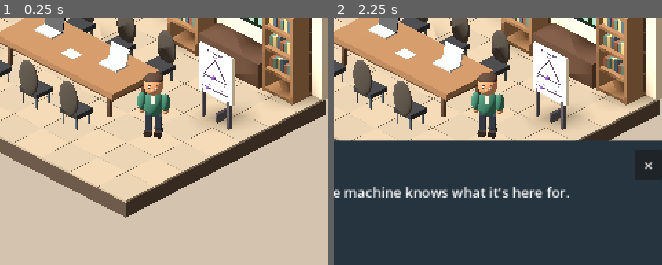
Above: before the commit, frames 1-2 (left to right).
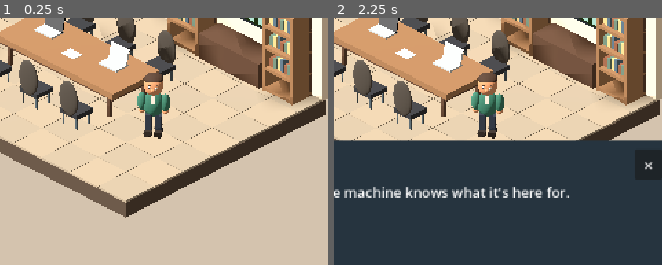
Above: after the commit, the same moments.

Repository: rstebbens/AgileAventures4
Game: Godot game, scene res://scenes/diorama.tscn
Two runs of this game, one before a commit and one after it. Both use one fixed random seed, a clock stepped at 60 frames per second and the inputs below.
Inputs (mouse positions are % of the whole screen's width and height, from its top left):
- Up to frame 1 (0.25 s): no input
- Up to frame 2 (2.25 s): tap Enter at 0.5, 2.1 s; move the mouse to (87, 45) at 0.52 s; hold Right (ui_right) 0.53-1.25 s; tap E at 0.6 s; click (87, 45) at 0.67 s; tap Space at 0.77, 2 s; click "×" at 1.25 s; move the mouse to (36, 55) at 2.02 s; hold Down (ui_down) from 2.03 s (still down)
The pictures show only the part of the screen within x 47-97%, y 44-94%; the shares and areas given below are measured in that part.

The runs differ from the first frame. In frame 1, 4.1% of the frame differs, in the area x 60-98%, y 3-46%; in frame 2, 4.1%.

Commit message:
Use independent strategy scene and editable approach marker

Diff:
--- a/scenes/diorama.gd
+++ b/scenes/diorama.gd
@@ -27,8 +27,6 @@
 var choice := ""
 var factory_seen := false
 var strategy_board: Node3D
-var strategy_marker: MeshInstance3D
-var autonomy_marker: MeshInstance3D
 var strategy := Vector3(0.45, 0.10, 0.45)
 var autonomy := 0.25
 var recovery_discussed := false
@@ -568,7 +566,7 @@
 		_buttons(["Return to boardroom"], func(_unused):
 			factory_seen = true
 			strategy_board.visible = true
-			objects["Strategy"] = strategy_board.position + Vector3(0,0,0.7)
+			objects["Strategy"] = boardroom_root.to_local(strategy_board.get_node("Approach").global_position)
 			title_label.text = "3 produced / 0 accepted | Strategy board unlocked"
 			factory_root.visible = false
 			boardroom_root.visible = true
@@ -795,47 +793,17 @@
 			interact_meshes[key] = mesh
 	_spawn_dave((boardroom_root.get_node("DaveSpawn") as Marker3D).position)
 
-# Read-only physical strategy prop. Prototype positions are not production maths.
+# The editable room owns placement; the game owns unlock and strategic state.
 func _make_strategy_board() -> void:
-	strategy_board = Node3D.new()
-	strategy_board.name = "StrategyBoard"
-	boardroom_root.add_child(strategy_board)
-	strategy_board.position = Vector3(4.1,0,-0.8)
-	var paper := _block(strategy_board,Vector3(0,1.55,0),Vector3(1.25,1.45,0.08),Color("#fff4df"))
-	interact_meshes["Strategy"] = paper
+	strategy_board = boardroom_root.get_node_or_null("StrategyBoard") as Node3D
+	if strategy_board == null:
+		strategy_board = preload("res://scenes/StrategyBoard.tscn").instantiate() as Node3D
+		boardroom_root.add_child(strategy_board)
+		strategy_board.position = Vector3(4.1,0,-0.8)
+	interact_meshes["Strategy"] = strategy_board.get_node("Paper")
 	interaction_settings["Strategy"] = {"prompt":"View strategy board","distance":1.4,"color":Color(0.65,0.35,1.0,0.25)}
-	for x in [-0.48,0.48]:
-		_block(strategy_board,Vector3(x,0.46,0),Vector3(0.07,0.92,0.12),Color("#55515b"))
-	_block(strategy_board,Vector3(0,0.15,-0.23),Vector3(0.08,0.3,0.5),Color("#55515b"))
-	var ink := Color("#51415e")
-	var a := Vector3(-0.43,1.40,0.06)
-	var b := Vector3(0,2.00,0.06)
-	var c := Vector3(0.43,1.40,0.06)
-	_ink(strategy_board,a,b,0.009,ink)
-	_ink(strategy_board,b,c,0.009,ink)
-	_ink(strategy_board,c,a,0.009,ink)
-	_ink(strategy_board,Vector3(-0.46,1.05,0.06),Vector3(0.46,1.05,0.06),0.009,ink)
-	_strategy_label("OUR STRATEGY",Vector3(0,2.19,0.065),28)
-	_strategy_label("Quality",Vector3(0,2.08,0.065),20)
-	_strategy_label("Cost",Vector3(-0.43,1.32,0.065),20)
-	_strategy_label("Speed",Vector3(0.43,1.32,0.065),20)
-	_strategy_label("Command & control",Vector3(-0.32,1.16,0.065),15)
-	_strategy_label("Team autonomy",Vector3(0.34,1.16,0.065),15)
-	strategy_marker = _sphere(strategy_board,Vector3.ZERO,0.055,Color("#7950a4"))
-	autonomy_marker = _sphere(strategy_board,Vector3.ZERO,0.045,Color("#7950a4"))
 	_update_strategy_markers()
 	strategy_board.visible = false
 
-func _strategy_label(words: String, at: Vector3, size: int) -> void:
-	var label := Label3D.new()
-	label.text = words
-	label.font_size = size
-	label.pixel_size = 0.003
-	label.outline_size = 0
-	label.modulate = Color("#51415e")
-	strategy_board.add_child(label)
-	label.position = at
-
 func _update_strategy_markers() -> void:
-	strategy_marker.position = Vector3(-0.43,1.40,0.10)*strategy.x + Vector3(0,2.00,0.10)*strategy.y + Vector3(0.43,1.40,0.10)*strategy.z
-	autonomy_marker.position = Vector3(lerpf(-0.46,0.46,autonomy),1.05,0.10)
+	strategy_board.call("set_orientation", strategy, autonomy)
